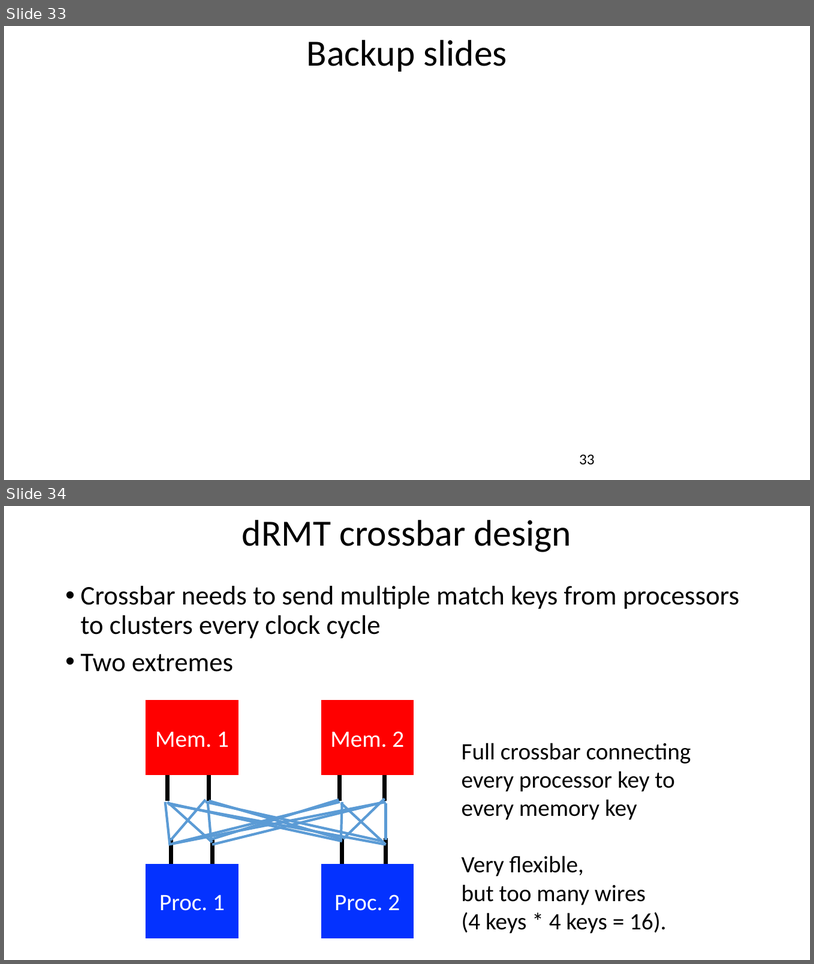
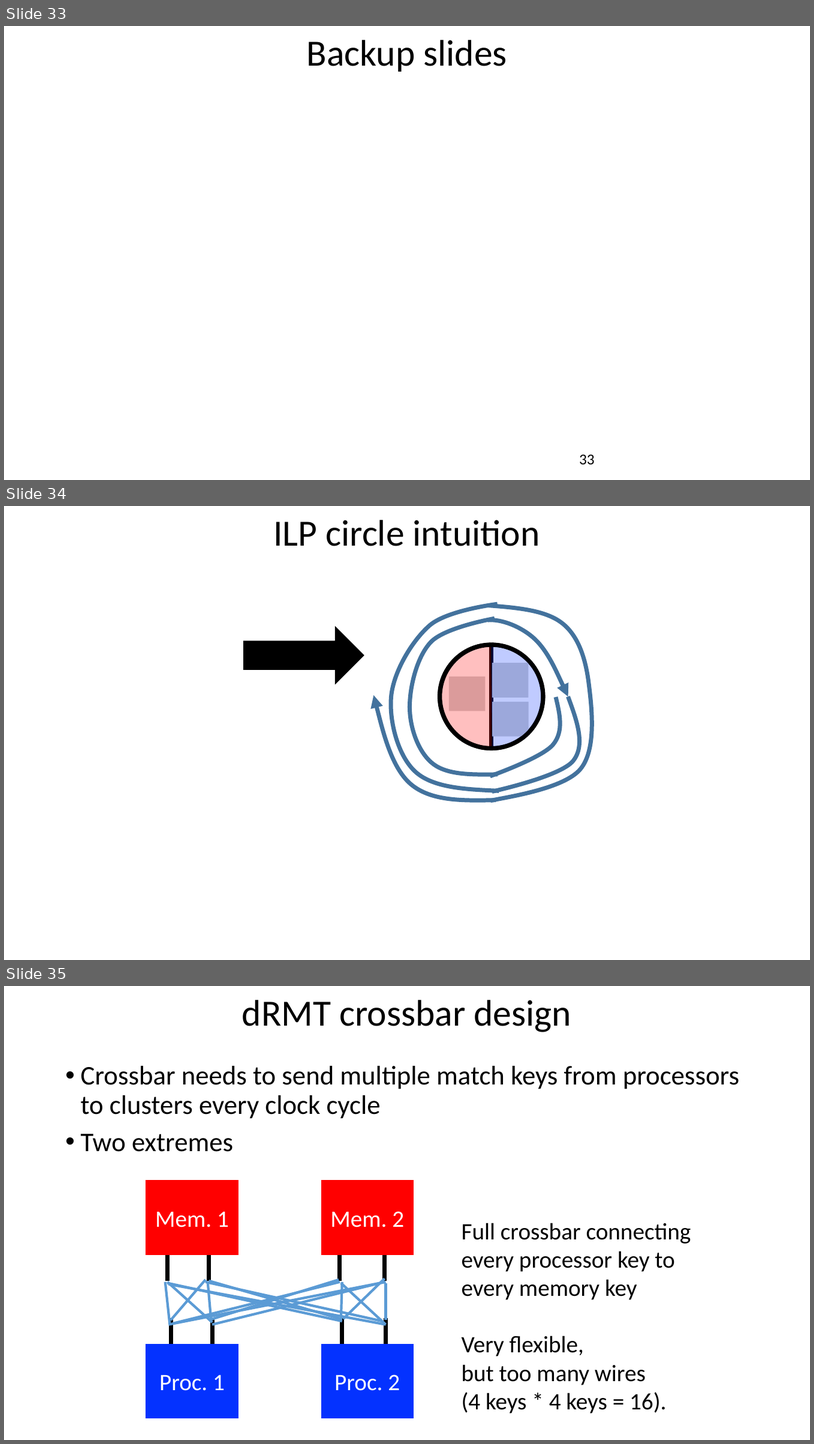
Before and after one commit to anirudhSK/drmt_talk, a slide deck: drmt_sigcomm.pptx. Shown one above the other, each under a label of ours: slides 33 and 34 before the commit, slides 33, 34 and 35 after it. The pictures are 814x964 and 814x1444 pixels, drawn with LibreOffice and Linux fonts; fonts in the diff are those of the drawing; grey boxes stand for pictures. Boxes give left, top, right and bottom in pixels: in the first picture for what was removed or moved away, otherwise in the second. Text is boxed around its words. In the diff, an @@ line names an element or a change of style, - is before the commit and + after.

```diff
--- a/drmt_sigcomm.pptx
+++ b/drmt_sigcomm.pptx
@@ slide 34 added at (4, 506, 810, 960), background #FFFFFF @@
@@ title added at (273, 520, 540, 546), 44 pt, text #000000 @@
+ILP circle intuition
@@ freeform shape added at (391, 604, 500, 791), outline #43739E 5 pt @@
@@ freeform shape added at (489, 605, 593, 800), outline #43739E 5 pt @@
@@ right arrow added at (244, 627, 364, 683), fill #000000, outline #000000 1 pt @@
@@ freeform shape added at (410, 619, 498, 775), outline #43739E 5 pt @@
@@ freeform shape added at (489, 620, 569, 697), outline #43739E 5 pt @@
@@ ellipse added at (440, 645, 543, 748), outline #000000 5 pt @@
@@ arc (boxed as its full ellipse) added at (440, 645, 543, 748), fill #0432FF at 25% opacity, outline #000000 5 pt @@
@@ arc (boxed as its full ellipse) added at (440, 645, 543, 748), fill #FF0000 at 25% opacity, outline #000000 5 pt @@
@@ line added from (492, 645) to (492, 748), #000000 5 pt @@
@@ picture added at (492, 663, 528, 697) @@
@@ picture added at (449, 676, 486, 711) @@
@@ freeform shape added at (374, 696, 497, 801), outline #43739E 5 pt @@
@@ freeform shape added at (491, 697, 561, 777), outline #43739E 5 pt @@
@@ freeform shape added at (492, 697, 580, 792), outline #43739E 5 pt @@
@@ picture added at (493, 702, 529, 736) @@
@@ what was slide 34 is now slide 35 @@
```
Also in this commit, not shown: 1 slide changed.
